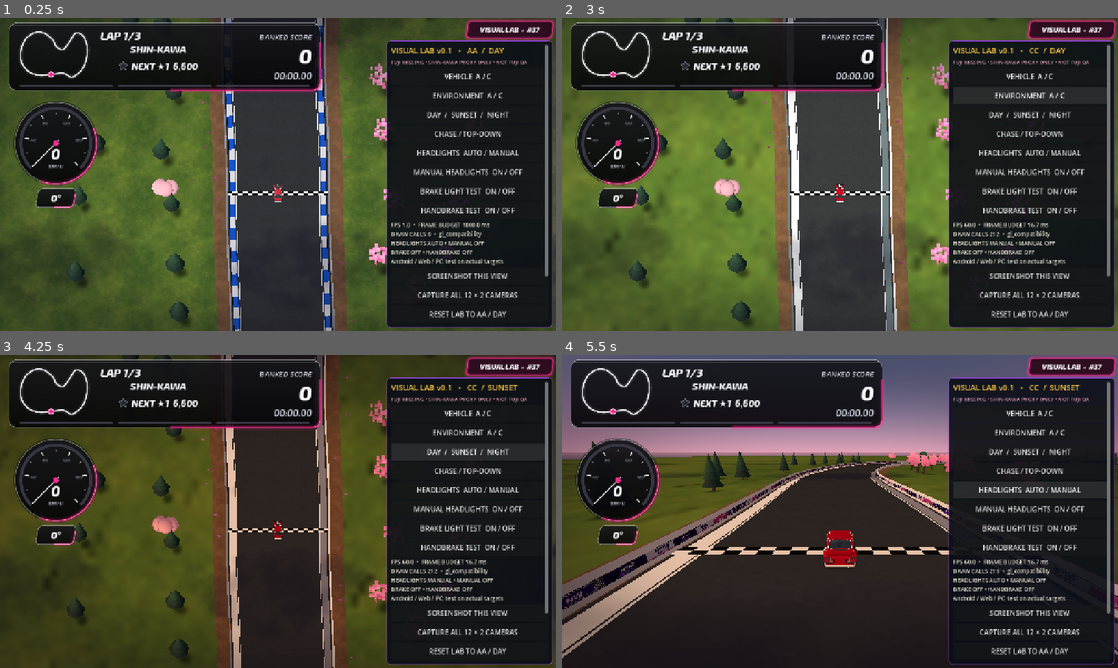
Above: before the commit, frames 1-4 (two rows, left to right).
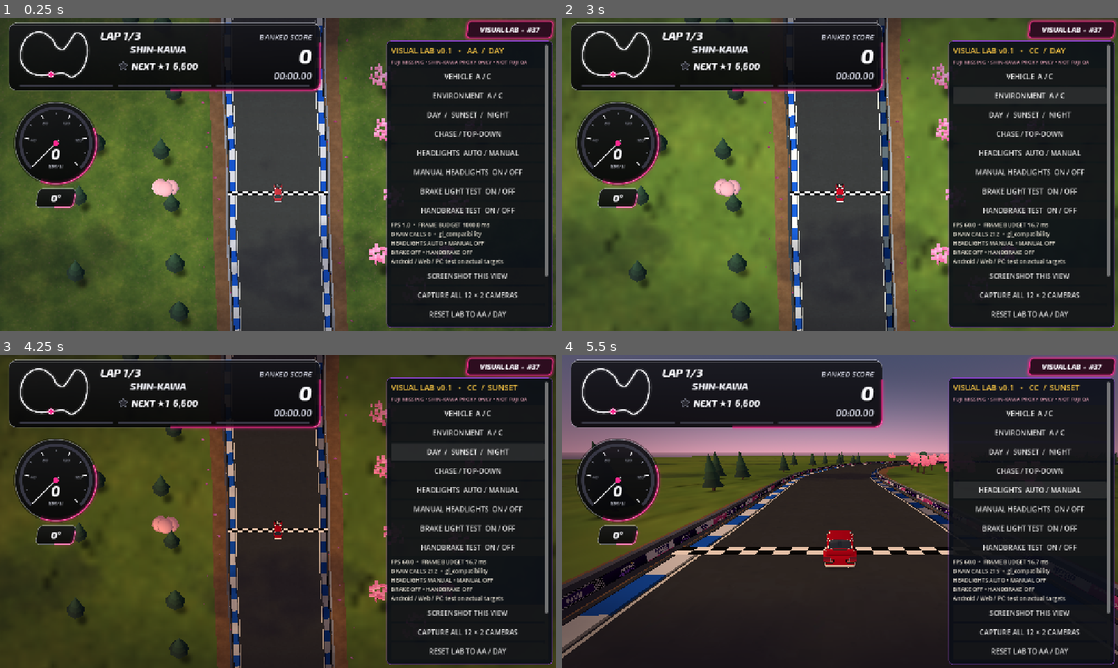
Above: after the commit, the same moments.

Repository: karllondor/Nitro-Wheelz-
Game: Godot game, scene res://scenes/visual_lab.tscn
Two runs of this game, one before a commit and one after it. Both use one fixed random seed, a clock stepped at 60 frames per second and the inputs below. This scene is started directly instead of the project's main scene.
Inputs (mouse positions are in pixels of both pictures, inside the frame that each line leads up to):
- Up to frame 1 (0.25 s): no input
- Up to frame 2 (3 s): click "VISUAL LAB • #37" at 0.5 s; tap Enter at 1.25 s; move the mouse to (962, 158) at 1.27 s; hold D (move_right) 1.28-2 s; hold Space (action_primary) 1.28-2 s; click (962, 158) at 1.42 s; click "VEHICLE A / C" at 2 s; click "ENVIRONMENT A / C" at 2.75 s
- Up to frame 3 (4.25 s): click "DAY / SUNSET / NIGHT" at 3.5 s
- Up to frame 4 (5.5 s): click "CHASE / TOP-DOWN" at 4.25 s; click "HEADLIGHTS AUTO / MANUAL" at 5 s

The runs differ from the first frame. In frame 2, 1.7% of the frame differs, in the area x 39-61%, y 0-100%; in frame 3, 2.2%; in frame 4, 3.9%, in the area x 0-100%, y 33-95%.

Commit message:
fix(#37): enable actual headlight illumination on lab asphalt, preserve vertex-colour shading and reuse materials

Diff:
--- a/game/scripts/visual_lab/visual_materials.gd
+++ b/game/scripts/visual_lab/visual_materials.gd
@@ -6,6 +6,7 @@
 const CAR_C = preload("res://assets/shaders/visual_lab/illustrated_car.gdshader")
 const WORLD_C = preload("res://assets/shaders/visual_lab/illustrated_world.gdshader")
 var entries: Array[Dictionary] = []
+var _material_cache: Dictionary = {}
 var _vehicle_style: String = "A"
 var _world_style: String = "A"
 
@@ -57,8 +58,14 @@
         node.material_override = null
         for i in range(mini(originals.size(), node.mesh.get_surface_count())):
             var src: Material = originals[i]
-            var m: Material = _matte(src) if style == "A" else _illustrate(src, group, node.name, night)
-            node.set_surface_override_material(i, m)
+            var is_road: bool = group == "environment" and node.name.contains("driving surface")
+            var cache_key: String = "%s:%s:%s:%d:%d:%d" % [
+                group, style, str(src.get_instance_id()) if src != null else "nil",
+                int(is_road), int(night), i]
+            if not _material_cache.has(cache_key):
+                _material_cache[cache_key] = (_matte(src, is_road) if style == "A"
+                    else _illustrate(src, group, node.name, night))
+            node.set_surface_override_material(i, _material_cache[cache_key])
 
 static func _preserve(name: String) -> bool:
     var n: String = name.to_lower()
@@ -82,7 +89,7 @@
             return result
     return fallback
 
-static func _matte(src: Material) -> Material:
+static func _matte(src: Material, is_road: bool = false) -> Material:
     if src == null:
         return null
     var m: Material = src.duplicate() as Material
@@ -92,6 +99,10 @@
             std.roughness = maxf(std.roughness, 0.78)
             std.metallic = minf(std.metallic, 0.12)
             std.metallic_specular = 0.25
+            if is_road:
+                # Production asphalt is UNSHADED, so functional headlight spots
+                # cannot illuminate it. Light only the reversible lab copy.
+                std.shading_mode = BaseMaterial3D.SHADING_MODE_PER_PIXEL
     elif m is ShaderMaterial:
         var sm := m as ShaderMaterial
         if _has_uniform(sm, "roughness"):
@@ -143,6 +154,7 @@
         if src is BaseMaterial3D:
             var b := src as BaseMaterial3D
             mat.set_shader_parameter("tint", b.albedo_color)
+            mat.set_shader_parameter("use_vertex_color", 1.0 if b.vertex_color_use_as_albedo else 0.0)
             if b.albedo_texture != null:
                 mat.set_shader_parameter("albedo_tex", b.albedo_texture)
                 mat.set_shader_parameter("use_texture", 1.0)
